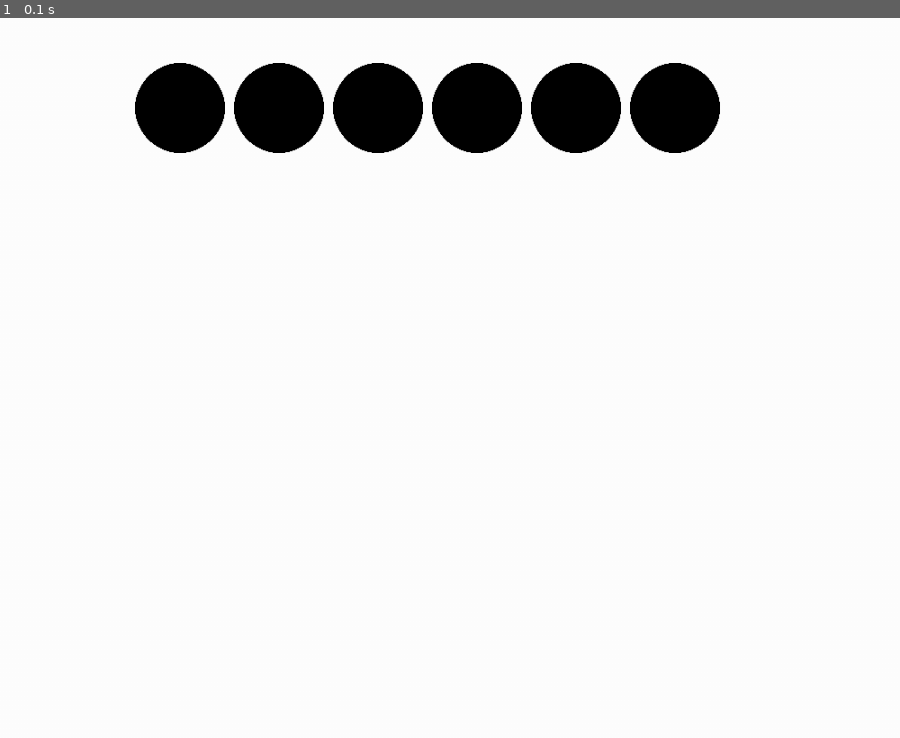
Above: before the commit, frame 1.
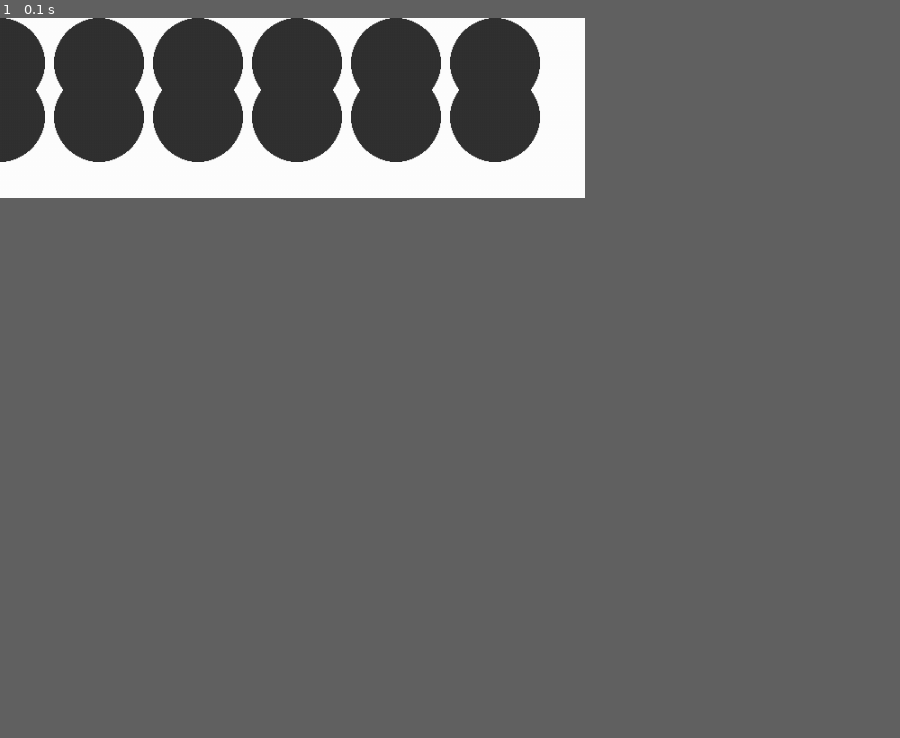
Above: after the commit, the same moment.

Repository: AlpacaDude22/pygame_mancala
Game: pygame game, started from src/game.py
Same seed, same stepped clock (60 frames per second), same inputs: the game is played once before the commit and once after it.
Inputs:
- Up to frame 1 (0.1 s): no input
The window is 900x720 before the commit and 585x180 after it. Grey fills any space a smaller window leaves; there, only what the larger window draws over its background counts as a difference.

The runs differ from the first frame. In frame 1, 12% of the frame differs, in the area x 0-80%, y 0-20%.

Commit message:
updated scaling

Diff:
--- a/src/game.py
+++ b/src/game.py
@@ -7,22 +7,24 @@
 
 pygame.init()
 
-WINDOW_W, WINDOW_H = 1000, 800
+WINDOW_W, WINDOW_H = 650, 200
 WHITE = (255, 255, 255)
-PIT_SPACING = 110
-PITS_START_LOC = 200
+PIT_SPACING = 10
+PIT_RADIUS = 50
 
 window = pygame.display.set_mode((WINDOW_W, WINDOW_H))
 pygame.display.set_caption("LAN Mancala")
 
 window.fill(WHITE)
 
-#Draw top
-_pit_spacing = PITS_START_LOC
+#Draw Pits
+_pit_spacing = 0
 for pit_count in range(0, 6):
 
-    pit.Pit(window, _pit_spacing, 100)
-    _pit_spacing = _pit_spacing + PIT_SPACING
+    pit.Pit(window, _pit_spacing, PIT_RADIUS , PIT_RADIUS)
+    pit.Pit(window, _pit_spacing, (PIT_RADIUS * 2) + PIT_SPACING, PIT_RADIUS)
+    _pit_spacing = _pit_spacing + (PIT_RADIUS * 2) + PIT_SPACING
+
 
 
 
--- a/src/mancala/pit.py
+++ b/src/mancala/pit.py
@@ -1,11 +1,9 @@
 import pygame
 
 class Pit:
-
-    RADIUS = 50
-    COLOR = (0, 0, 0)
+    COLOR = (50, 50, 50)
 
 
-    def __init__(self, window, pos_x, pos_y):
+    def __init__(self, window, pos_x, pos_y, radius):
         self.window = window
-        pygame.draw.circle(window, self.COLOR, (pos_x, pos_y), self.RADIUS)
+        pygame.draw.circle(window, self.COLOR, (pos_x, pos_y), radius)
Empty file added: src/mancala/bank.py
